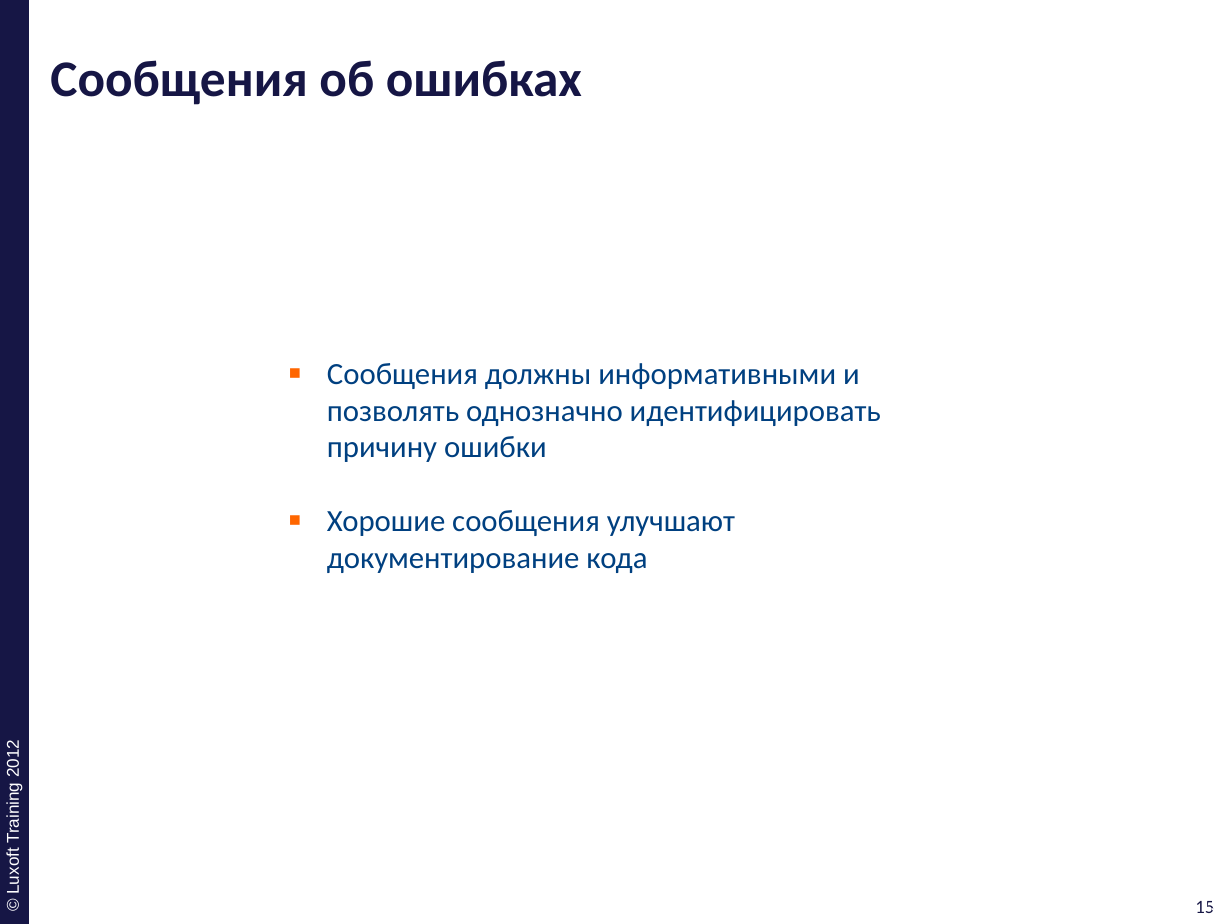
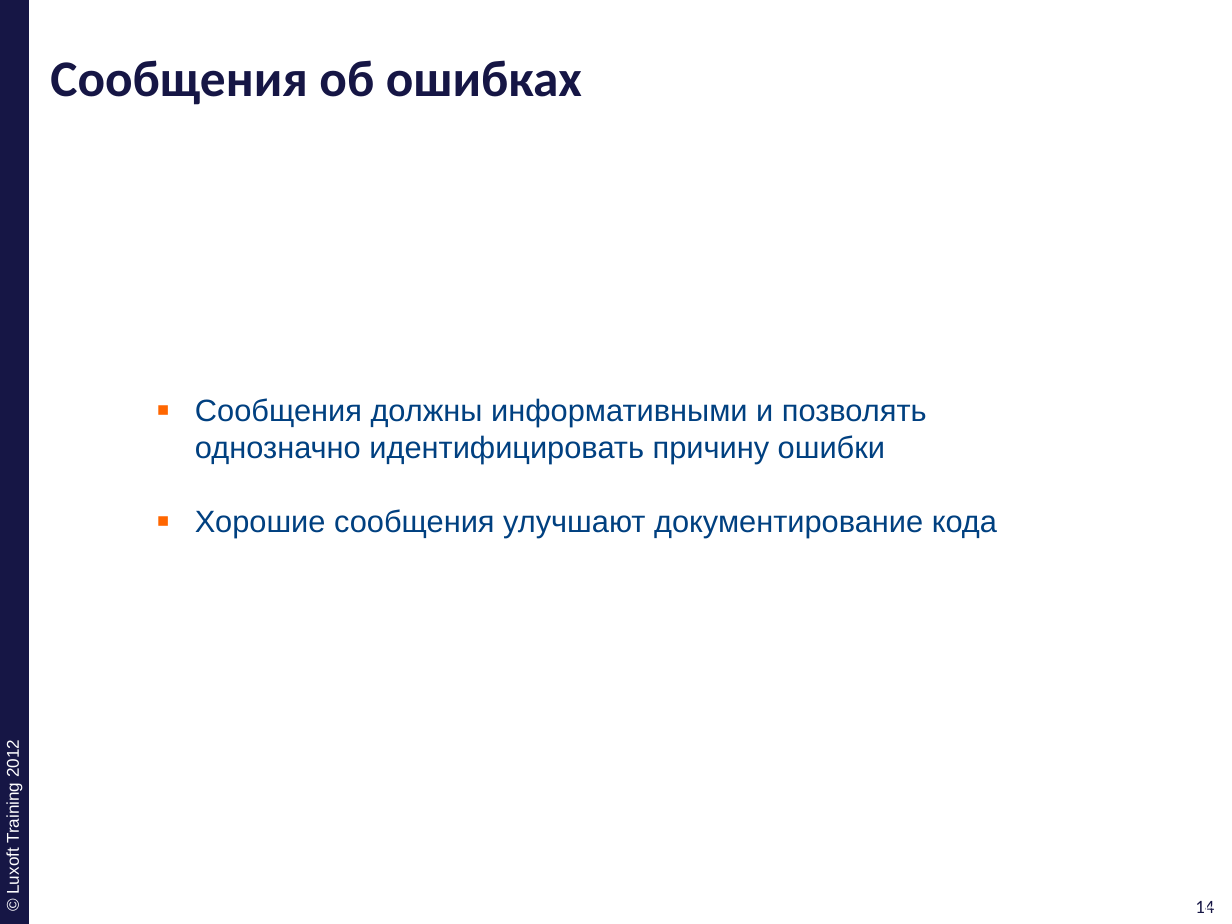
Before and after one commit to ivan-dyachenko/Trainings, a slide deck: slide 14 of Test Driven Development/materials/pptx/11. TDD-Best-Practice.pptx (slide 15 before the commit). Drawn at 1232x924 pixels with LibreOffice and Linux fonts; fonts in the diff are those of the drawing; background and template pictures are left out. Boxes give left, top, right and bottom in pixels: in the first picture for what was removed or moved away, otherwise in the second. Text is boxed around its words. In the diff, an @@ line names an element or a change of style, - is before the commit and + after.

```diff
--- a/Test Driven Development/materials/pptx/11. TDD-Best-Practice.pptx
+++ b/Test Driven Development/materials/pptx/11. TDD-Best-Practice.pptx
@@ text "Сообщения должны информативными и позволять ...": place and size @@
-text "Сообщения должны информативными и позволять ..." at [327,363,881,573]
+text "Сообщения должны информативными и позволять ..." at [195,398,997,537]
@@ text "Сообщения должны информативными и позволять ..." at [195,398,997,537]: font Calibri to Arial @@
@@ page number at [1195,901,1214,913]: text changed @@
-15
+14
@@ page number at [1201,901,1220,913]: text changed @@
-15
+14
```
Also in this commit, not shown: 15 other slides changed, 1 slide removed.
